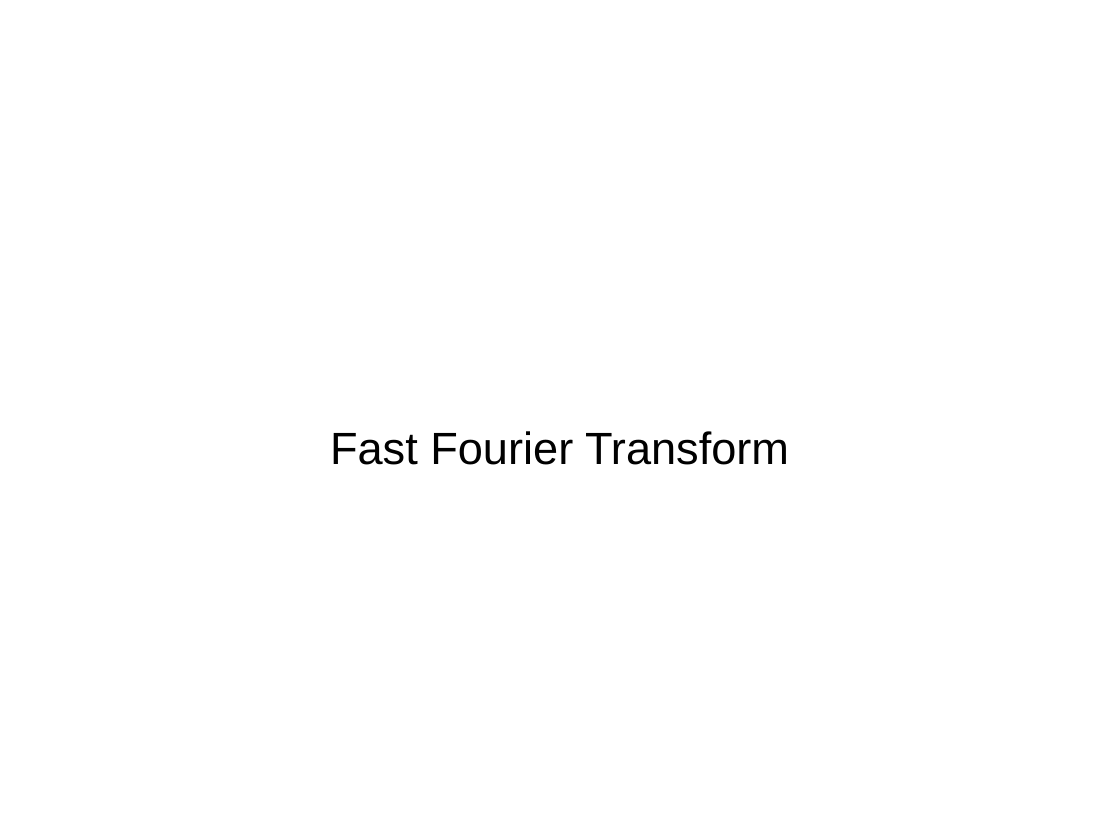
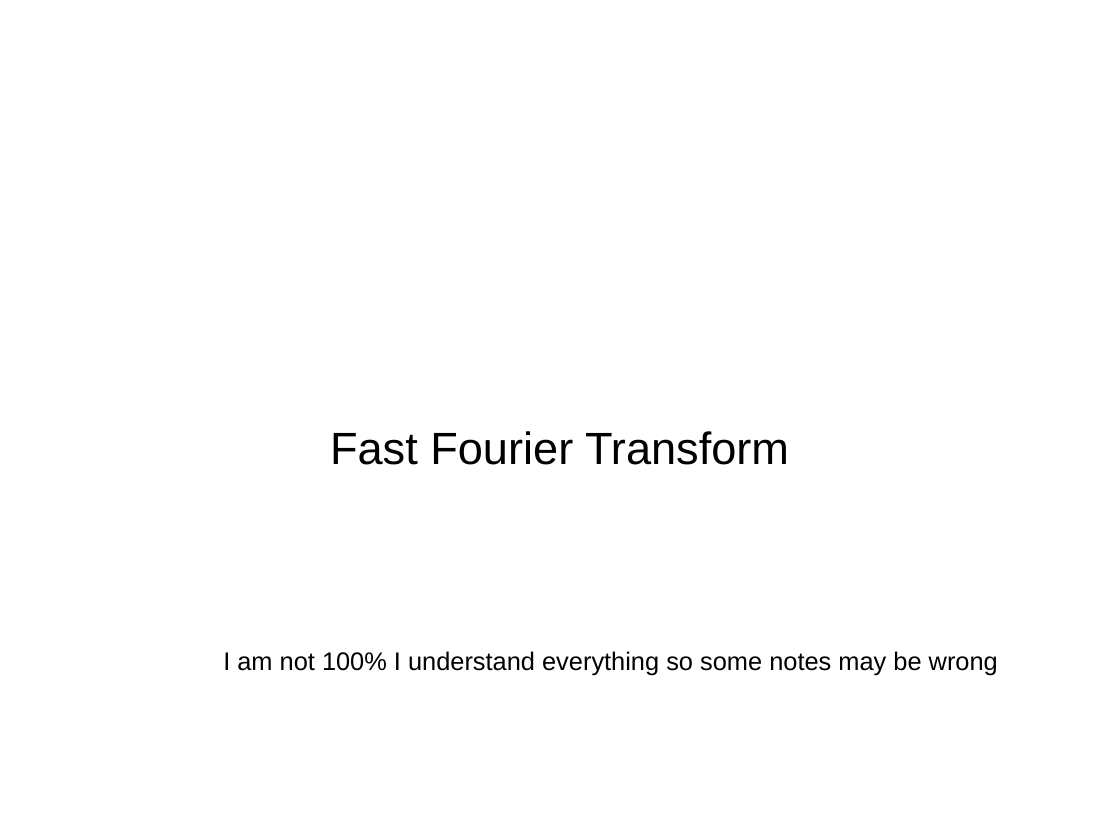
Before and after one commit to ahirapatel/dspguide-stuff, a slide deck: slide 1 of ch12/Notes.odp. Drawn at 1120x840 pixels with LibreOffice and Linux fonts; fonts in the diff are those of the drawing; background and template pictures are left out. Boxes give left, top, right and bottom in pixels: in the first picture for what was removed or moved away, otherwise in the second. Text is boxed around its words. In the diff, an @@ line names an element or a change of style, - is before the commit and + after.

```diff
--- a/ch12/Notes.odp
+++ b/ch12/Notes.odp
@@ text added at bbox=[223, 651, 998, 675], 18 pt, text #000000 @@
+I am not 100% I understand everything so some notes may be wrong
```
Also in this commit, not shown: 1 other slide changed, 8 slides added.
